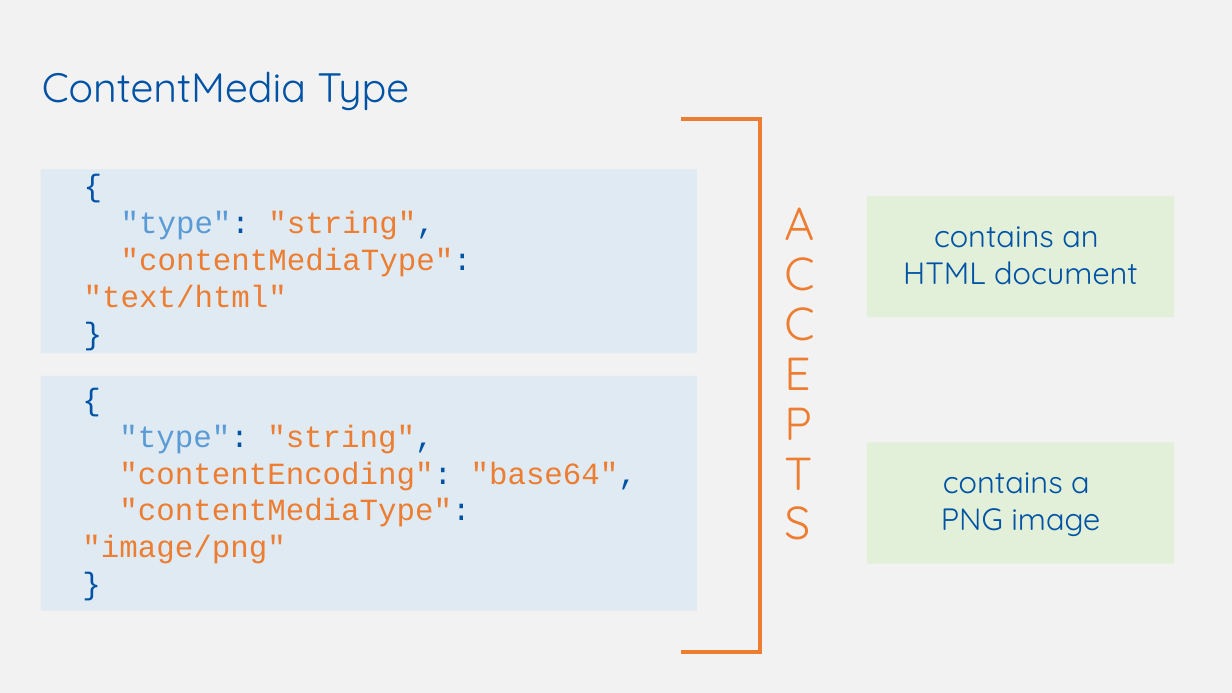
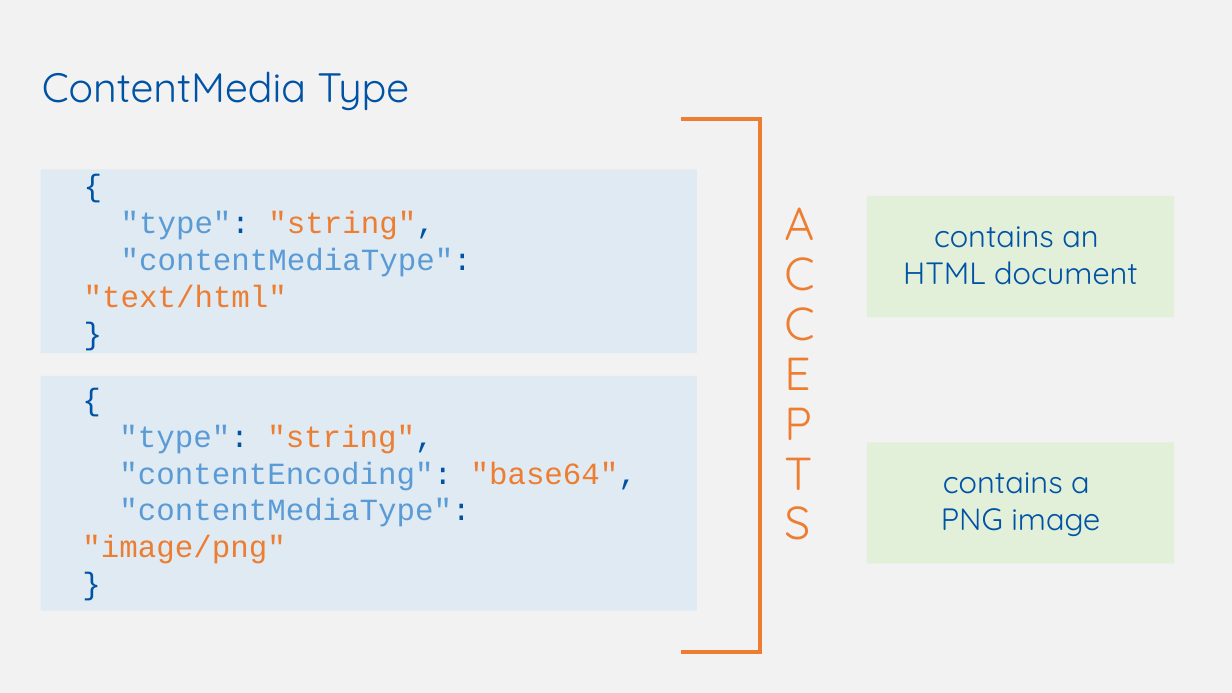
Before and after one commit to w3c/wot-cg, a slide deck: slide 20 of Tutorials/whatiswot/6-JSON_Schema_in_Practice/6-JSON_Schema_in_Practice.pptx. Drawn at 1232x693 pixels with LibreOffice and Linux fonts; fonts in the diff are those of the drawing. Boxes give left, top, right and bottom in pixels: in the first picture for what was removed or moved away, otherwise in the second. Text is boxed around its words. In the diff, an @@ line names an element or a change of style, - is before the commit and + after.

```diff
--- a/Tutorials/whatiswot/6-JSON_Schema_in_Practice/6-JSON_Schema_in_Practice.pptx
+++ b/Tutorials/whatiswot/6-JSON_Schema_in_Practice/6-JSON_Schema_in_Practice.pptx
@@ text at box(84, 248, 472, 308): text colour #ED7D31 to #5B9BD5 in ""contentMediaType":" @@
@@ text at box(82, 461, 637, 564): text colour #ED7D31 to #5B9BD5 in ""contentEncoding":", ""contentMediaType":" @@
```
Also in this commit, not shown: 12 other slides changed.
